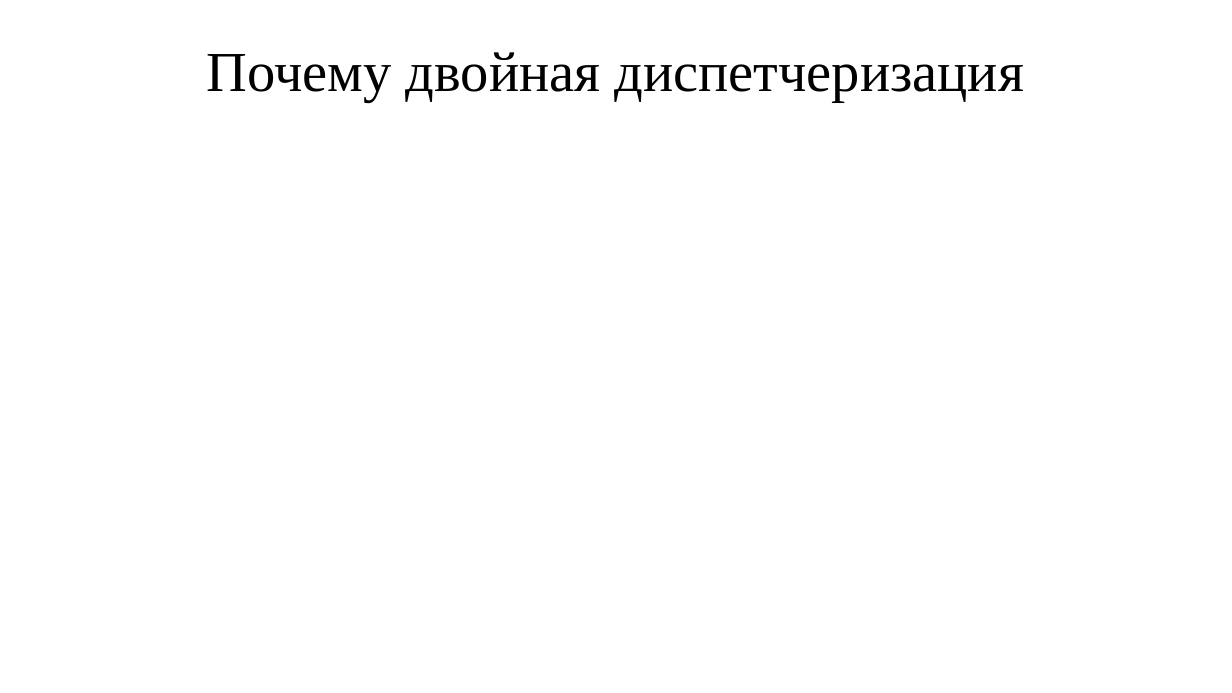
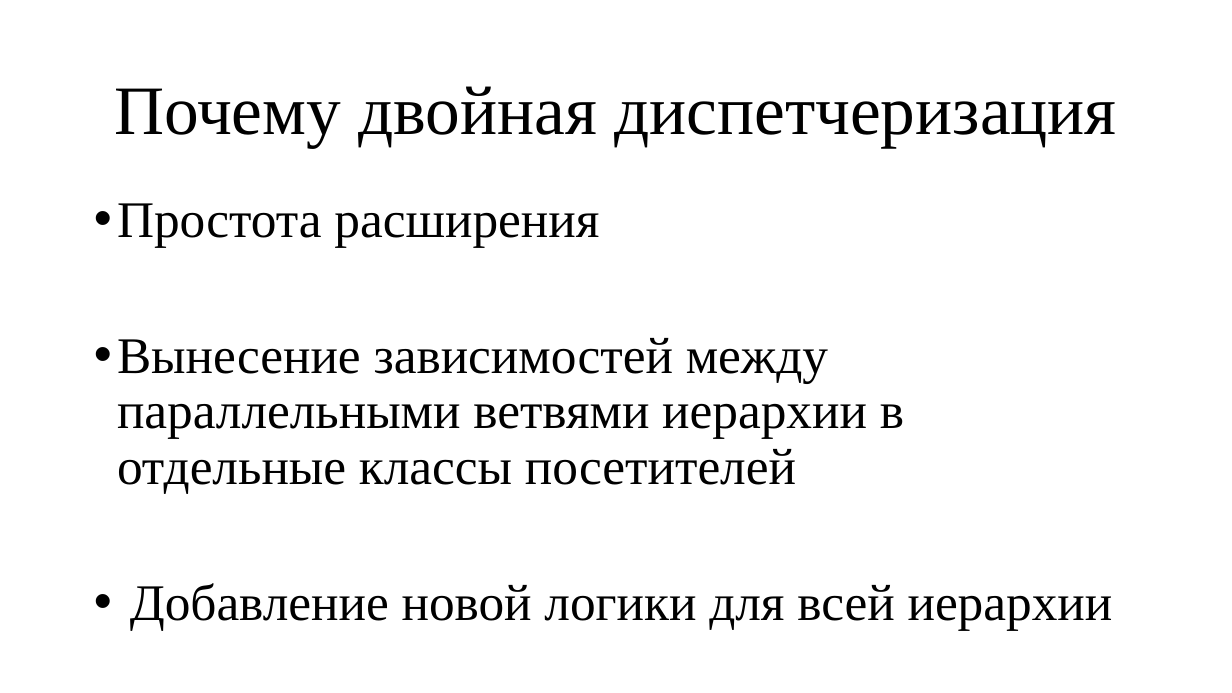
Before and after one commit to MrAnderson1110/Education, a slide deck: slide 8 of 5/OOP_V_term_paper/Презентация_ООП_АндреевД.И_z9431.pptx. Drawn at 1232x693 pixels with LibreOffice and Linux fonts; fonts in the diff are those of the drawing. Boxes give left, top, right and bottom in pixels: in the first picture for what was removed or moved away, otherwise in the second. Text is boxed around its words. In the diff, an @@ line names an element or a change of style, - is before the commit and + after.

```diff
--- a/5/OOP_V_term_paper/Презентация_ООП_АндреевД.И_z9431.pptx
+++ b/5/OOP_V_term_paper/Презентация_ООП_АндреевД.И_z9431.pptx
@@ title "Почему двойная диспетчеризация" at (x1=114, y1=86, x2=1116, y2=148): size 44 to 54 pt @@
@@ text added at (x1=117, y1=203, x2=1113, y2=631), 40 pt, text #000000 @@
+• Простота расширения
+• Вынесение зависимостей между параллельными ветвями иерархии в отдельные классы посетителей
+• Добавление новой логики для всей иерархии
```
Also in this commit, not shown: 8 other slides changed, 2 slides added, 2 slides removed.
